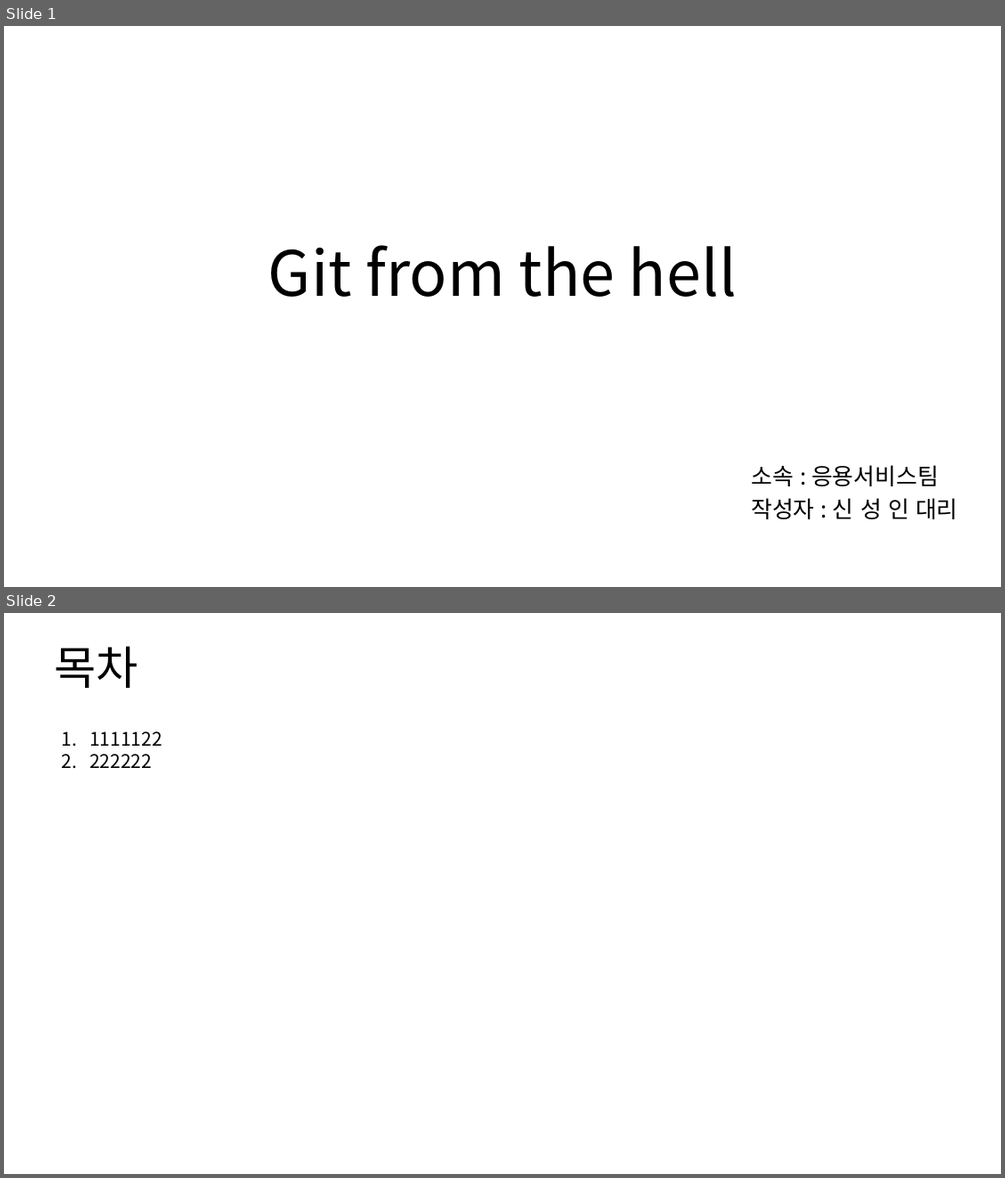
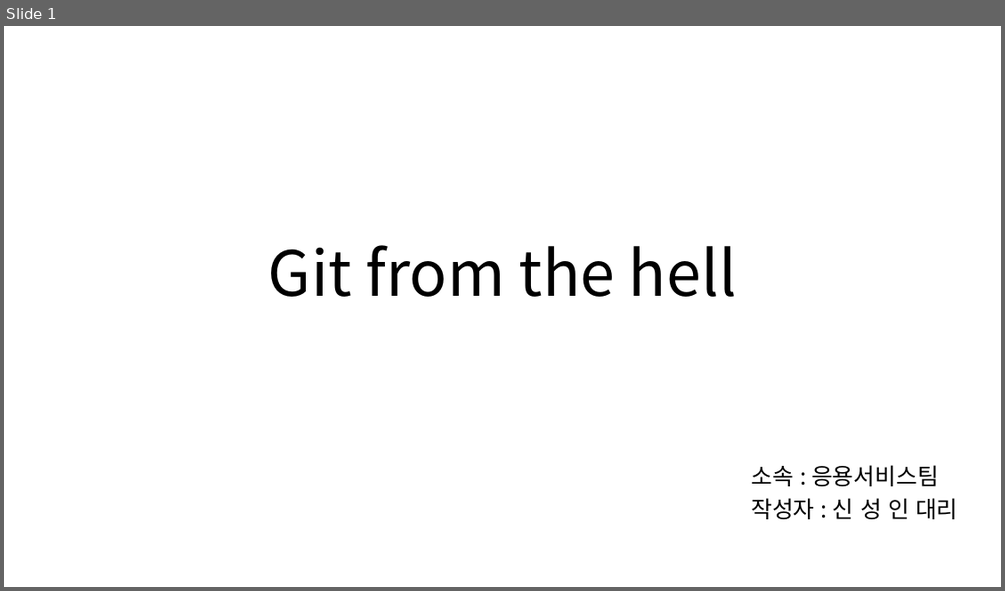
Before and after one commit to SungIn-Shin/git_powerpoint, a slide deck: git_from_the_hell.pptx. Shown one above the other, each under a label of ours: slides 1 and 2 before the commit, slide 1 after it. The pictures are 1005x1178 and 1005x591 pixels, drawn with LibreOffice and Linux fonts; fonts in the diff are those of the drawing. Boxes give left, top, right and bottom in pixels: in the first picture for what was removed or moved away, otherwise in the second. Text is boxed around its words. In the diff, an @@ line names an element or a change of style, - is before the commit and + after.

```diff
--- a/git_from_the_hell.pptx
+++ b/git_from_the_hell.pptx
@@ slide 2 removed at (x1=4, y1=613, x2=1001, y2=1174), background #FFFFFF @@
@@ title removed at (x1=54, y1=646, x2=138, y2=688) @@
-목차
@@ text removed at (x1=89, y1=731, x2=162, y2=768) @@
-1. 1111122
-2. 222222
```
Also in this commit, not shown: 1 slide changed, 13 slides added, 1 other slide removed.
